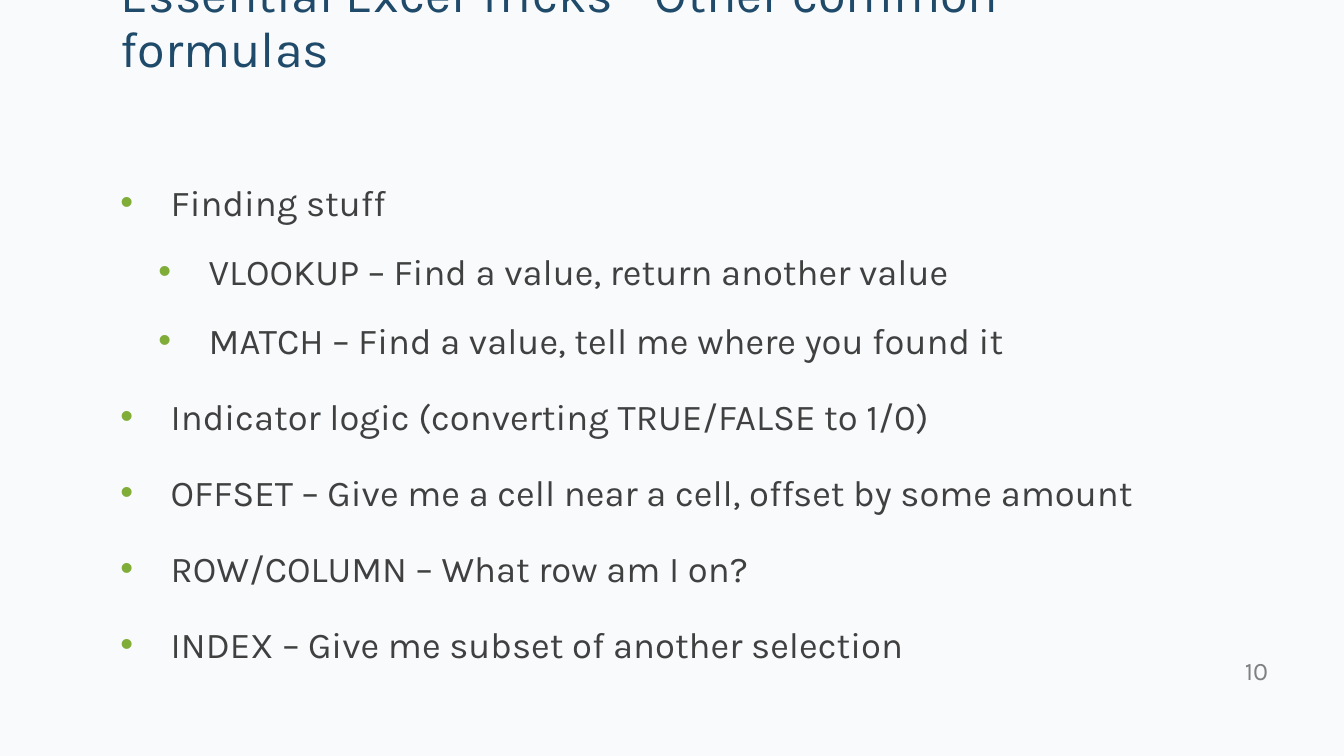
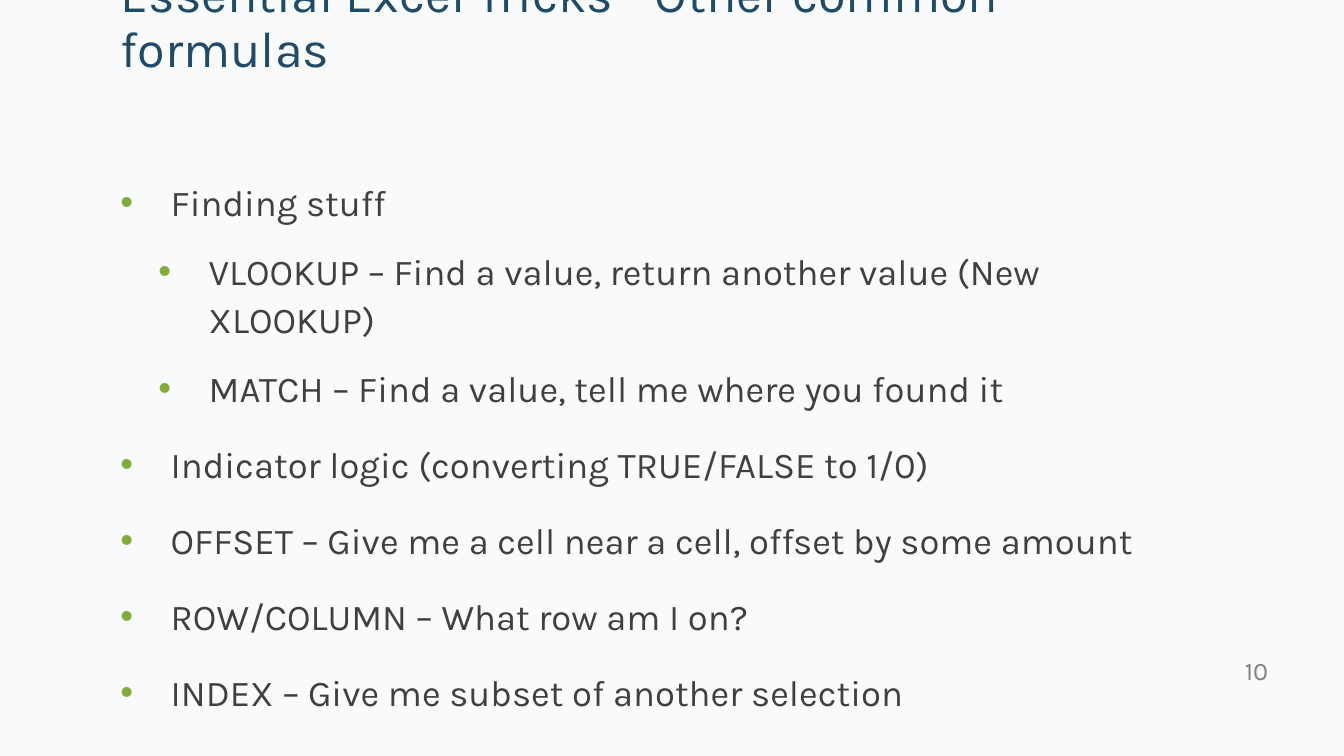
Before and after one commit to kpfairchild/ExcelSimulator, a slide deck: slide 10 of Excel Simulator Tips and Tricks.pptx. Drawn at 1344x756 pixels with LibreOffice and Linux fonts; fonts in the diff are those of the drawing. Boxes give left, top, right and bottom in pixels: in the first picture for what was removed or moved away, otherwise in the second. Text is boxed around its words. In the diff, an @@ line names an element or a change of style, - is before the commit and + after.

```diff
--- a/Excel Simulator Tips and Tricks.pptx
+++ b/Excel Simulator Tips and Tricks.pptx
@@ text at box(209, 258, 1040, 337): text changed @@
-  • VLOOKUP – Find a value, return another value
+  • VLOOKUP – Find a value, return another value (New XLOOKUP)
```
Also in this commit, not shown: 5 other slides changed, 4 other files.
